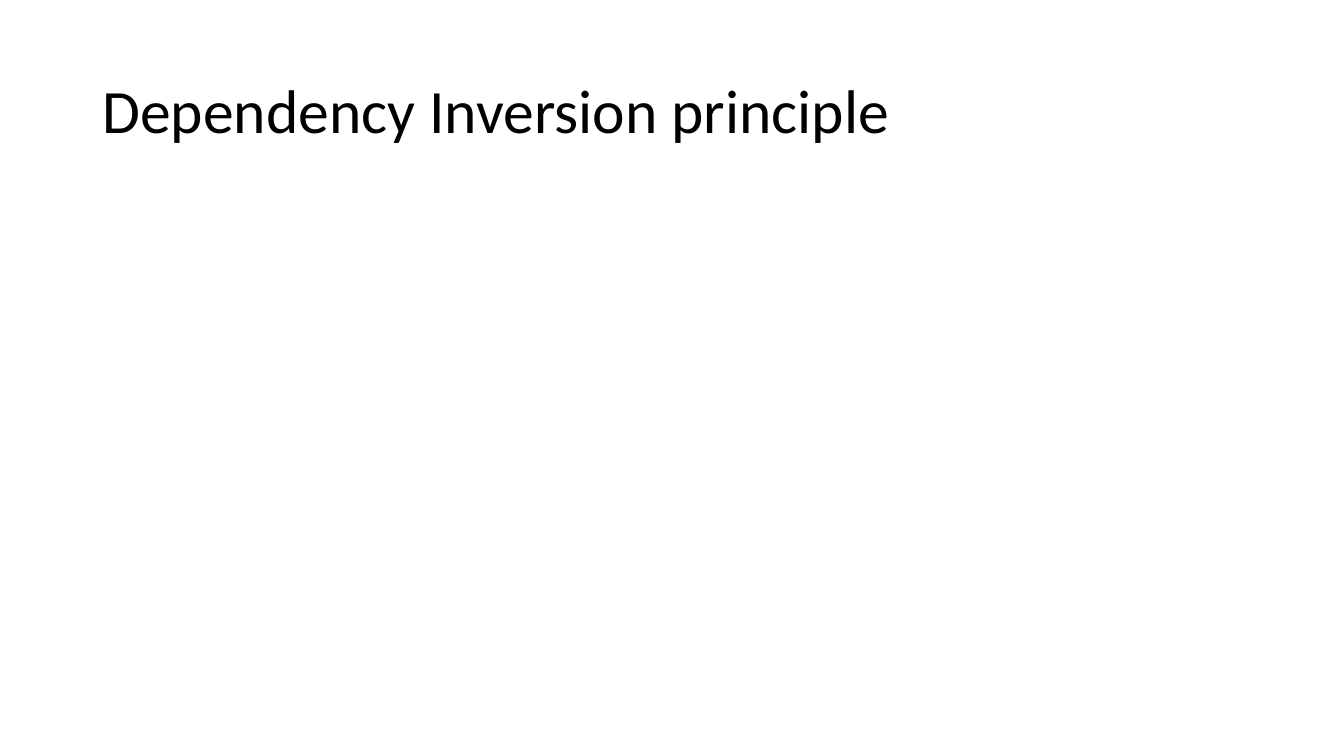
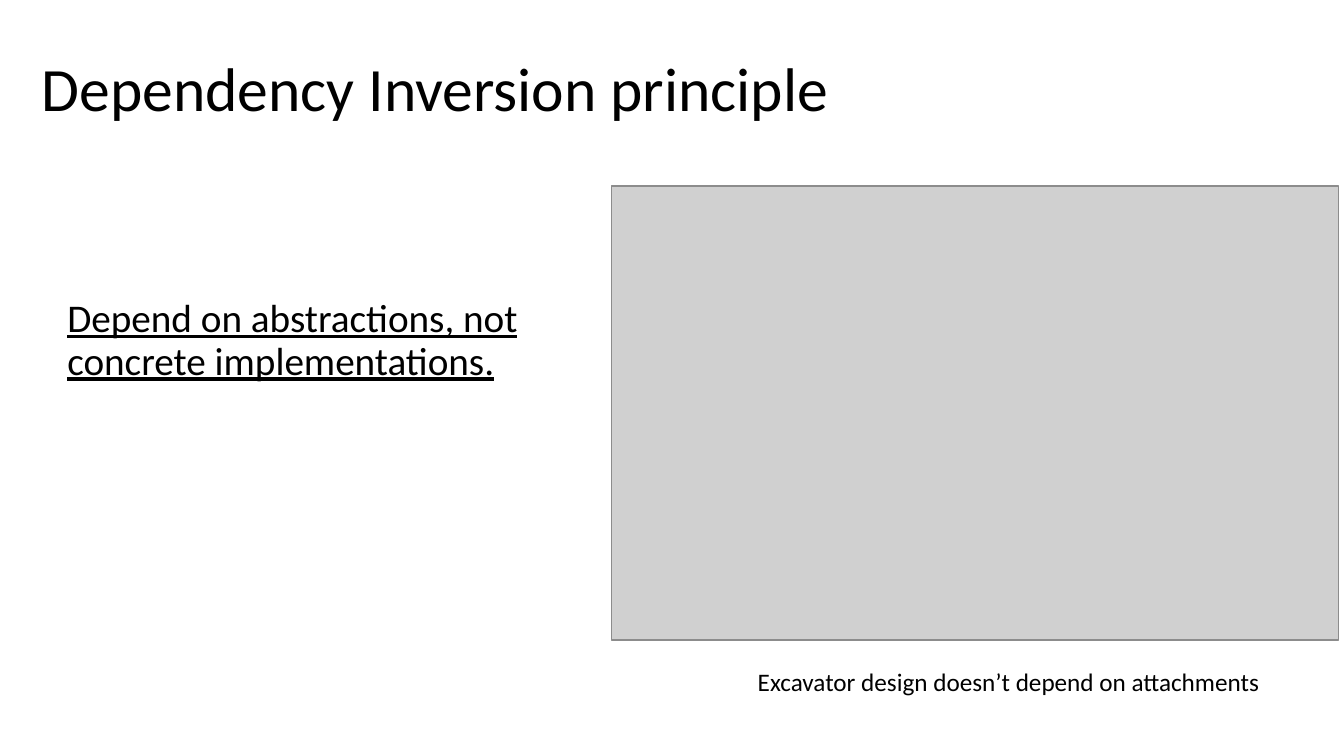
Before and after one commit to DonatasKukta/SOLID, a slide deck: slide 16 of SOLID.pptx (slide 14 before the commit). Drawn at 1344x756 pixels with LibreOffice and Linux fonts; fonts in the diff are those of the drawing; grey boxes stand for pictures. Boxes give left, top, right and bottom in pixels: in the first picture for what was removed or moved away, otherwise in the second. Text is boxed around its words. In the diff, an @@ line names an element or a change of style, - is before the commit and + after.

Commit message:
Add intro slide for each principle.

```diff
--- a/SOLID.pptx
+++ b/SOLID.pptx
@@ title "Dependency Inversion principle" moved from (x1=102, y1=90, x2=888, y2=143) to (x1=42, y1=68, x2=828, y2=121) @@
@@ picture added at (x1=611, y1=187, x2=1339, y2=640) @@
@@ text added at (x1=67, y1=304, x2=517, y2=382), 28 pt, text #000000, underline @@
+Depend on abstractions, not concrete implementations.
@@ text added at (x1=758, y1=673, x2=1259, y2=696), 18 pt, text #000000 @@
+Excavator design doesn’t depend on attachments
```
Also in this commit, not shown: 5 other slides changed, 3 slides added.
